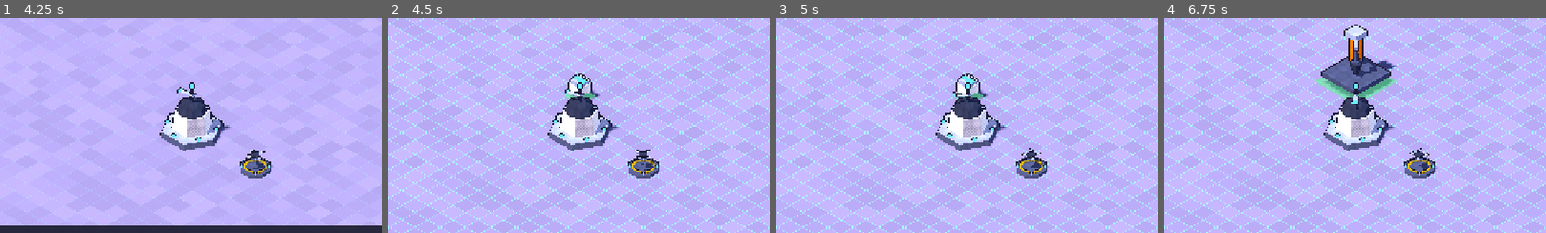
Above: before the commit, frames 1-4 (left to right).
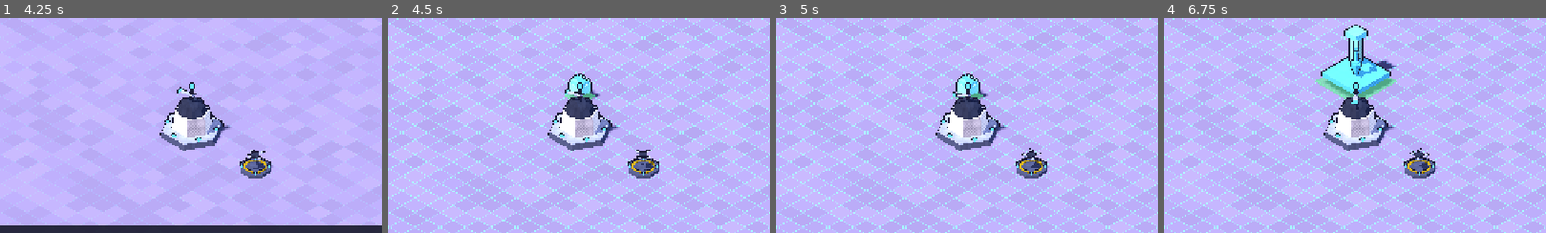
Above: after the commit, the same moments.

Repository: tarnan3751/space-game
Game: Godot game, scene res://scenes/main.tscn
Same seed, same stepped clock (60 frames per second), same inputs: the game is played once before the commit and once after it.
Inputs (mouse positions are % of the whole screen's width and height, from its top left):
- Up to frame 1 (4.25 s): click "Resources" at 0.5 s; click "Army" at 1.25 s; click "Defence" at 2 s; click "Traps" at 2.75 s; click "Walls" at 3.5 s
- Up to frame 2 (4.5 s): click (11, 88) at 4.27 s
- Up to frame 3 (5 s): no input
- Up to frame 4 (6.75 s): click "Done" at 5 s; click "Resources" at 5.75 s; click (29, 88) at 6.52 s
The pictures show only the part of the screen within x 25-75%, y 23-73%; the shares and areas given below are measured in that part.

Frame 1 is identical in both runs. In frame 2, 0.2% of the frame differs, in the area x 47-53%, y 26-36%; in frame 3, 0.3%; in frame 4, 2.2%, in the area x 41-59%, y 3-36%.

Commit message:
Show selection and the placement ghost through shared kit materials
BuildingView collects its model's and scaffold's body and outline instances. A selected or
dragged building's outlines take MaterialKit.ink_selected (core gold) through
set_surface_override_material, and the override is cleared with null once it is neither;
the footprint tile stays as it was. The placement ghost's bodies take ghost_valid or
ghost_invalid (energy cyan or defence red mixed in) from PlacementController as its spot
is checked, and its outlines stay plain ink, lifted as it is. Every state swaps in a
shared material, never a new one, and only when it changes.

A new harness scenario, view_states, checks and screenshots each state close up on a fresh
base: the selected Command Center, the ghost on a free spot (its outline plain) and on the
Command Center, and a new building's scaffold. It also says the fresh base's draw calls and frame rate.

Diff:
--- a/src/game/building_view.gd
+++ b/src/game/building_view.gd
@@ -3,6 +3,12 @@
 ## Visual for one building: its model (or a scaffold while first being built), a
 ## footprint tile for selection/placement feedback, and a floating timer label.
 ## Holds no game state; BaseView and PlacementController push state into it.
+##
+## The meshes are shared, so a state shows by overriding an instance's material with another
+## shared one from MaterialKit, never a new material: a selected or lifted building's outlines
+## turn core gold (ink_selected) until both end, when the override is cleared (null); a
+## placement ghost keeps plain ink outlines, lifted as it is, and its bodies take the valid or
+## invalid ghost tint (set_ghost) for as long as it lives.
 
 enum Footprint { NONE, SELECTED, VALID, INVALID }
 
@@ -24,6 +30,16 @@
 var _footprint: MeshInstance3D
 var _footprint_material: StandardMaterial3D
 var _label: Label3D
+## The models' and the scaffold's mesh instances: bodies and ink outlines.
+var _bodies: Array[MeshInstance3D] = []
+var _outlines: Array[MeshInstance3D] = []
+var _selected: bool = false
+var _lifted: bool = false
+## A placement ghost's body tint (set_ghost), null for any other view. A ghost's outlines stay
+## plain ink though it is lifted.
+var _ghost_tint: Material = null
+## Whether the outlines carry the selected ink now.
+var _inked: bool = false
 var _spinners: Array[Node3D] = []
 var _spin_speeds: PackedFloat32Array = PackedFloat32Array()
 var _animate: bool = true
@@ -41,6 +57,8 @@
 	_collect_spinners(_model)
 	_scaffold = BuildingModels.create_scaffold(size)
 	add_child(_scaffold)
+	_collect_meshes(_model)
+	_collect_meshes(_scaffold)
 
 	var plane := PlaneMesh.new()
 	# Full footprint plus a small rim, so it shows around the model's base slab.
@@ -86,17 +104,35 @@
 		_label.text = "%s  %s" % [what, Format.duration(seconds_left)]
 
 
+## The footprint tile; SELECTED also inks the outlines in gold.
 func set_footprint(mode: Footprint) -> void:
 	_footprint.visible = mode != Footprint.NONE
 	if mode != Footprint.NONE:
 		_footprint_material.albedo_color = FOOTPRINT_COLORS[mode]
+	_selected = mode == Footprint.SELECTED
+	_update_outlines()
 
 
-## Raised slightly while being dragged, so it reads as "picked up".
+## Raised slightly while being dragged, so it reads as "picked up", with gold outlines (a
+## ghost's stay plain).
 func set_lifted(lifted: bool) -> void:
 	var height := LIFT_HEIGHT if lifted else 0.0
 	_model.position = Vector3(0, height, 0)
 	_scaffold.position = Vector3(0, height, 0)
+	_lifted = lifted
+	_update_outlines()
+
+
+## Marks the view as a placement ghost and tints its bodies for a spot it can (valid) or cannot
+## take; its outlines stay plain ink.
+func set_ghost(valid: bool) -> void:
+	var material := MaterialKit.ghost_valid() if valid else MaterialKit.ghost_invalid()
+	if material == _ghost_tint:
+		return
+	_ghost_tint = material
+	_update_outlines()
+	for body: MeshInstance3D in _bodies:
+		body.set_surface_override_material(0, material)
 
 
 func _process(delta: float) -> void:
@@ -106,6 +142,26 @@
 		_spinners[i].rotate_y(_spin_speeds[i] * delta)
 
 
+func _update_outlines() -> void:
+	var inked := (_selected or _lifted) and _ghost_tint == null
+	if inked == _inked:
+		return
+	_inked = inked
+	var material: Material = MaterialKit.ink_selected() if inked else null
+	for outline: MeshInstance3D in _outlines:
+		outline.set_surface_override_material(0, material)
+
+
+func _collect_meshes(node: Node) -> void:
+	for child: Node in node.get_children():
+		if child is MeshInstance3D:
+			if child.has_meta(BuildingModels.OUTLINE_META):
+				_outlines.append(child as MeshInstance3D)
+			else:
+				_bodies.append(child as MeshInstance3D)
+		_collect_meshes(child)
+
+
 func _collect_spinners(node: Node) -> void:
 	for child: Node in node.get_children():
 		if child is Node3D and child.has_meta(BuildingModels.SPIN_META):
--- a/src/game/placement_controller.gd
+++ b/src/game/placement_controller.gd
@@ -352,7 +352,9 @@
 func _set_ghost_cell(cell: Vector2i) -> void:
 	_ghost_cell = _clamp_cell(cell, _ghost.footprint_size)
 	_ghost.position = base_view.cell_to_world(_ghost_cell, _ghost.footprint_size)
-	_ghost.set_footprint(BuildingView.Footprint.VALID if ghost_is_valid() else BuildingView.Footprint.INVALID)
+	var valid := ghost_is_valid()
+	_ghost.set_footprint(BuildingView.Footprint.VALID if valid else BuildingView.Footprint.INVALID)
+	_ghost.set_ghost(valid)
 	placing_changed.emit()
 
 
--- /dev/null
+++ b/tools/harness/scenarios/view_states.gd
@@ -0,0 +1,59 @@
+extends HarnessScenario
+## The comic style's view states on a fresh base, each checked and screenshotted close up: the
+## selected Command Center's gold outlines, the placement ghost tinted (its outline plain) on a
+## free spot and on a taken one, and a new building's scaffold. Also says the fresh base's draw calls and fps.
+
+const CLOSE_UP_SIZE := 12.0
+
+
+func run(main: MainScript) -> void:
+	await main.get_tree().create_timer(2.1).timeout  # TIME_FPS then covers a settled second.
+	say("fresh base: %d draw calls, %d fps" % [Performance.get_monitor(Performance.RENDER_TOTAL_DRAW_CALLS_IN_FRAME),
+		Performance.get_monitor(Performance.TIME_FPS)])
+	var centre := main.get_viewport().get_visible_rect().size * 0.5
+	main.camera.zoom_at(main.camera.size / CLOSE_UP_SIZE, centre)
+	var cc_id := 0
+	for id: int in main.state.buildings:
+		if main.state.buildings[id].type == "command_center":
+			cc_id = id
+	var cc: BuildingState = main.state.buildings[cc_id]
+	var cc_view: BuildingView = main.base_view.views[cc_id]
+	main.camera.pan(centre, centre - main.camera.unproject_position(cc_view.position))
+	main.placement.select(cc_id)
+	check(_all_overridden(cc_view, true, MaterialKit.ink_selected()), "the selected building's outlines are gold")
+	await _shot("selected")
+	main.placement.select(0)
+	check(_all_overridden(cc_view, true, null), "deselecting clears the outline override")
+	main.placement.begin_place("metal_extractor")
+	var ghost: BuildingView = null
+	for child: Node in main.base_view.get_children():
+		if child is BuildingView and (child as BuildingView).building_id == 0:
+			ghost = child
+	tap_cell(main, cc.cell + Vector2i(1, 6))
+	check(main.placement.ghost_is_valid() and _all_overridden(ghost, false, MaterialKit.ghost_valid())
+		and _all_overridden(ghost, true, null), "the ghost on a free spot takes the valid tint, its outline plain")
+	await _shot("ghost-valid")
+	tap_cell(main, cc.cell + Vector2i(1, 1))
+	check(not main.placement.ghost_is_valid() and _all_overridden(ghost, false, MaterialKit.ghost_invalid()),
+		"the ghost on the Command Center takes the invalid tint")
+	await _shot("ghost-invalid")
+	tap_cell(main, cc.cell + Vector2i(1, 6))
+	main.placement.confirm_place()
+	main.placement.select(0)
+	check(main.state.buildings[main.state.last_added_id].level == 0, "the new building is under construction")
+	await _shot("construction")
+
+
+## Whether every outline (or body) instance under a view's model and scaffold overrides with `material`.
+func _all_overridden(view: BuildingView, outlines: bool, material: Material) -> bool:
+	for mesh: Node in view.find_children("*", "MeshInstance3D", true, false):
+		if mesh.has_meta(BuildingModels.OUTLINE_META) == outlines and mesh.get_parent() != view \
+				and (mesh as MeshInstance3D).get_surface_override_material(0) != material:
+			return false
+	return true
+
+
+## A screenshot once the window has caught up: it shows a frame or two behind the scene.
+func _shot(name: String) -> void:
+	await frames(6)
+	await screenshot(name)
Not shown, added: tools/harness/scenarios/view_states.gd.uid
Not shown, changed: tools/harness/README.md
